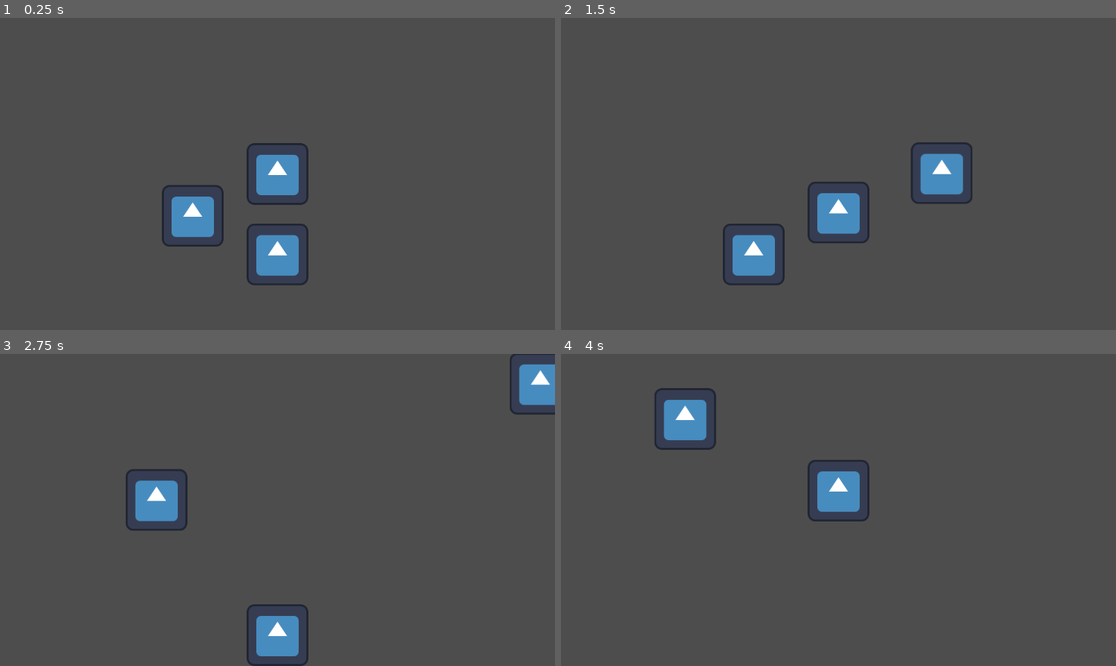
Above: before the commit, frames 1-4 (two rows, left to right).
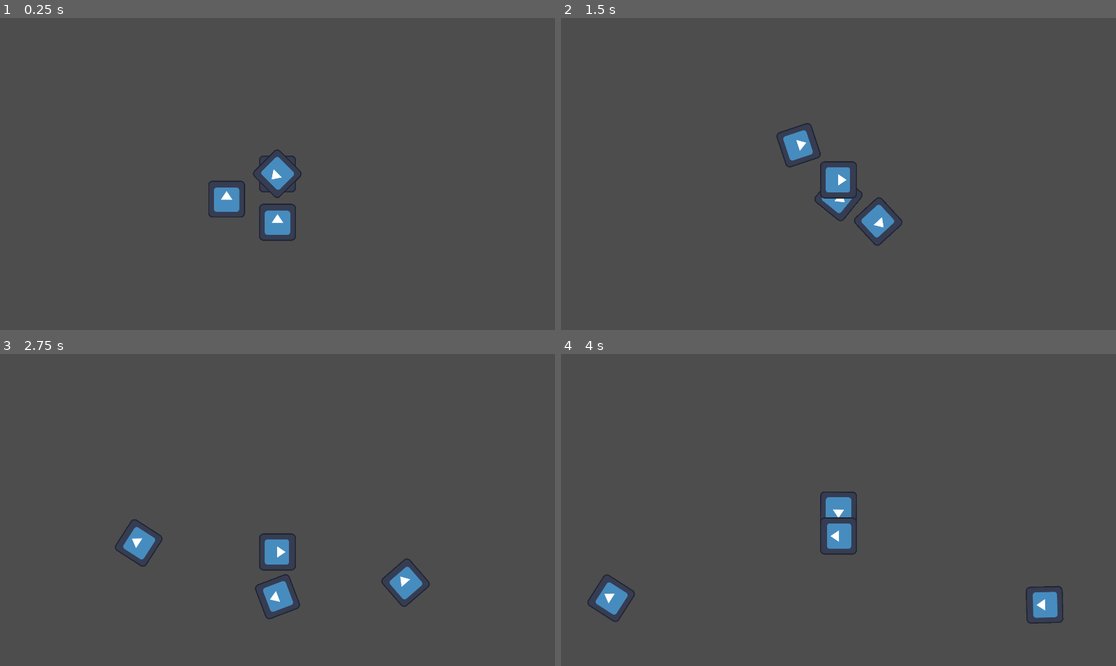
Above: after the commit, the same moments.

Repository: VeryKoolGames/upsi_jam_2025
Game: Godot game, scene res://Scenes/main.tscn
Same seed, same stepped clock (60 frames per second), same inputs: the game is played once before the commit and once after it. The engine's default icon, where the game draws it, is replaced by a stand-in: a white triangle on a blue panel in a dark square.
Inputs (mouse positions are in pixels of both pictures, inside the frame that each line leads up to):
- Up to frame 1 (0.25 s): no input
- Up to frame 2 (1.5 s): move the mouse to (960, 158) at 0.52 s; hold E (rotate_right, bound only after the commit) 0.53-1.28 s; click (960, 158) at 0.67 s; move the mouse to (727, 189) at 1.27 s; hold S (move_down) from 1.28 s (still down); click (727, 189) at 1.42 s
- Up to frame 3 (2.75 s): move the mouse to (333, 441) at 2.02 s; release S (move_down) at 2.03 s; hold E (rotate_right, bound only after the commit) from 2.03 s (still down); click (333, 441) at 2.17 s
- Up to frame 4 (4 s): move the mouse to (810, 572) at 2.77 s; release E (rotate_right, bound only after the commit) at 2.78 s; hold W (move_up) 2.78-3.53 s; click (810, 572) at 2.92 s; move the mouse to (1005, 556) at 3.52 s; hold Q (rotate_left, bound only after the commit) from 3.53 s (still down); click (1005, 556) at 3.67 s

The runs differ from the first frame. In frame 1, 4.3% of the frame differs, in the area x 29-56%, y 40-86%; in frame 2, 5.1%; in frame 3, 5.4%, in the area x 20-100%, y 0-100%; in frame 4, 3.9%.

Commit message:
debug + enemy

Diff:
--- a/Player.tscn
+++ b/Player.tscn
@@ -1,14 +1,17 @@
-[gd_scene load_steps=7 format=3 uid="uid://otlm4qvh6cx"]
+[gd_scene load_steps=9 format=3 uid="uid://otlm4qvh6cx"]
 
 [ext_resource type="Script" uid="uid://cd4rt1lm4asto" path="res://Scripts/player_movement.gd" id="1_2ibxi"]
 [ext_resource type="Texture2D" uid="uid://peyfspvt3nvc" path="res://Sprites/icon.svg" id="2_o2i67"]
 [ext_resource type="PackedScene" uid="uid://dqsvnfjk7e8rf" path="res://shape.tscn" id="3_2feor"]
 [ext_resource type="Script" uid="uid://bmmu75tdlondq" path="res://Scripts/shape_manager.gd" id="4_xxkd1"]
+[ext_resource type="Script" uid="uid://i0w0tr8g0c2j" path="res://enemy_spawner.gd" id="5_tdg3f"]
+[ext_resource type="PackedScene" uid="uid://n8nx7vjj0lqy" path="res://Scenes/enemy.tscn" id="6_dtqjt"]
 
 [sub_resource type="CircleShape2D" id="CircleShape2D_o2i67"]
 radius = 63.0714
 
 [sub_resource type="WorldBoundaryShape2D" id="WorldBoundaryShape2D_e80uo"]
+normal = Vector2(-0.0120336, 0.999928)
 
 [node name="Player" type="Node2D"]
 
@@ -30,15 +33,31 @@
 position = Vector2(-176, 87)
 
 [node name="ShapeManager" type="Node2D" parent="."]
+unique_name_in_owner = true
 script = ExtResource("4_xxkd1")
 
 [node name="Walls" type="StaticBody2D" parent="."]
 
 [node name="leftWall" type="CollisionShape2D" parent="Walls"]
-position = Vector2(-572, 1)
+position = Vector2(-955, 6)
+rotation = 4.71239
+shape = SubResource("WorldBoundaryShape2D_e80uo")
+
+[node name="rightWall" type="CollisionShape2D" parent="Walls"]
+position = Vector2(960, -17)
 rotation = 1.55876
 shape = SubResource("WorldBoundaryShape2D_e80uo")
 
 [node name="botWall" type="CollisionShape2D" parent="Walls"]
-position = Vector2(2, 323)
+position = Vector2(2, 538)
+rotation = 3.14159
 shape = SubResource("WorldBoundaryShape2D_e80uo")
+
+[node name="topWall" type="CollisionShape2D" parent="Walls"]
+position = Vector2(2, -542)
+shape = SubResource("WorldBoundaryShape2D_e80uo")
+
+[node name="EnemySpawner" type="Node2D" parent="."]
+position = Vector2(-2, -2)
+script = ExtResource("5_tdg3f")
+enemy_scene = ExtResource("6_dtqjt")
--- /dev/null
+++ b/Scenes/enemy.gd
@@ -0,0 +1,16 @@
+extends Node2D
+
+var speed = 100  # Movement speed
+var player: Node2D  # Reference to player node
+
+func _ready():
+	player = get_tree().get_first_node_in_group("player")
+	if !player:
+		push_error("Enemy cannot find player node!")
+
+func _process(delta):
+	if !player:
+		return
+	var direction = (player.global_position - global_position).normalized()
+	global_position += direction * speed * delta
+	rotation = direction.angle()
--- /dev/null
+++ b/Scenes/enemy.tscn
@@ -0,0 +1,18 @@
+[gd_scene load_steps=4 format=3 uid="uid://n8nx7vjj0lqy"]
+
+[ext_resource type="Script" uid="uid://1kn3uvwyb0py" path="res://Scenes/enemy.gd" id="1_1f0kj"]
+[ext_resource type="Texture2D" uid="uid://peyfspvt3nvc" path="res://Sprites/icon.svg" id="1_hghv2"]
+
+[sub_resource type="CircleShape2D" id="CircleShape2D_1f0kj"]
+radius = 69.0072
+
+[node name="Enemy" type="Node2D"]
+script = ExtResource("1_1f0kj")
+
+[node name="Area2D" type="Area2D" parent="."]
+
+[node name="CollisionShape2D" type="CollisionShape2D" parent="Area2D"]
+shape = SubResource("CircleShape2D_1f0kj")
+
+[node name="Sprite2D" type="Sprite2D" parent="."]
+texture = ExtResource("1_hghv2")
--- a/Scenes/main.tscn
+++ b/Scenes/main.tscn
@@ -5,4 +5,3 @@
 [node name="Main" type="Node2D"]
 
 [node name="Player" parent="." instance=ExtResource("1_jjgbg")]
-position = Vector2(572, 312)
--- a/Scripts/player_movement.gd
+++ b/Scripts/player_movement.gd
@@ -1,9 +1,14 @@
 extends CharacterBody2D
 
 var speed = 400
+var rotation_speed = 3.0
+
+func _ready() -> void:
+	add_to_group("player")
 
 func _physics_process(delta):
 	var direction = Input.get_vector("move_left", "move_right", "move_up", "move_down")
+	var rotation_input = Input.get_axis("rotate_left", "rotate_right")
 	velocity = direction * speed
-
+	rotate(rotation_input * rotation_speed * delta)
 	move_and_slide()
--- a/Scripts/shape_manager.gd
+++ b/Scripts/shape_manager.gd
@@ -2,25 +2,26 @@
 
 var shapes: Array[Node]
 var closest_shape: GameShape
+var should_launch: bool = true
 
-func _ready() -> void:
-	shapes = get_tree().get_nodes_in_group("shapes")
+#func _ready() -> void:
+	#shapes = get_tree().get_nodes_in_group("shapes")
 
 func _input(event: InputEvent) -> void:
 	if event is InputEventMouseButton:
 		if event.is_pressed():
 			return
 		if closest_shape:
-			print("Event triggered")
+			should_launch = false
 			_launch_shape_towards_mouse()
 
 func _process(delta: float) -> void:
 	closest_shape = _get_closest_node_to_mouse()
 
 func _get_closest_node_to_mouse() -> GameShape:
-	if (!shapes.size()):
+	if (!shapes.size() || !should_launch):
 		return null
-	var mouse_pos = get_viewport().get_mouse_position()
+	var mouse_pos = get_global_mouse_position()
 	var nearest_shape = shapes[0]
 	var near_pos = nearest_shape.global_position
 	var near_sqr = mouse_pos.distance_squared_to(near_pos)
@@ -33,9 +34,16 @@
 			nearest_shape = obj
 	return nearest_shape
 
+#func _remove_shape_from_list(shape_to_remove):
+	#for shape in shapes:
+		#if shape == shape_to_remove:
+
+
 func _launch_shape_towards_mouse() -> void:
+	print("Launching closest shape " + closest_shape.name)
+	closest_shape.collision_layer = 2
 	var original_global_pos = closest_shape.global_position
-	closest_shape.remove_from_group("shapes")
+	shapes.erase(closest_shape)
 	var old_parent = closest_shape.get_parent()
 	old_parent.remove_child(closest_shape)
 	owner.add_child(closest_shape)
@@ -43,5 +51,8 @@
 	var mouse_pos = get_global_mouse_position()
 	var velocity_vector = mouse_pos - closest_shape.global_position
 	velocity_vector = velocity_vector * 1.2
-	closest_shape.body.apply_impulse(velocity_vector)
-	shapes = get_tree().get_nodes_in_group("shapes")
+	closest_shape.apply_impulse(velocity_vector)
+	should_launch = true
+	print("Launched closest shape " + closest_shape.name)
+
+	closest_shape = null
--- /dev/null
+++ b/enemy_spawner.gd
@@ -0,0 +1,8 @@
+extends Node2D
+
+@export var enemy_scene: PackedScene
+
+func _ready() -> void:
+	var enemy: PackedScene = load(enemy_scene.resource_path)
+	var spawned = enemy.instantiate()
+	add_child(spawned)
--- a/project.godot
+++ b/project.godot
@@ -18,6 +18,11 @@
 [autoload]
 
 Events="*res://Scripts/Autoloads/Events.gd"
+
+[display]
+
+window/size/viewport_width=1920
+window/size/viewport_height=1080
 
 [input]
 
@@ -41,6 +46,16 @@
 "events": [Object(InputEventKey,"resource_local_to_scene":false,"resource_name":"","device":-1,"window_id":0,"alt_press …(192 unchanged characters)…
 ]
 }
+rotate_left={
+"deadzone": 0.2,
+"events": [Object(InputEventKey,"resource_local_to_scene":false,"resource_name":"","device":-1,"window_id":0,"alt_pressed":false,"shift_pressed":false,"ctrl_pressed":false,"meta_pressed":false,"pressed":false,"keycode":0,"physical_keycode":81,"key_label":0,"unicode":113,"location":0,"echo":false,"script":null)
+]
+}
+rotate_right={
+"deadzone": 0.2,
+"events": [Object(InputEventKey,"resource_local_to_scene":false,"resource_name":"","device":-1,"window_id":0,"alt_pressed":false,"shift_pressed":false,"ctrl_pressed":false,"meta_pressed":false,"pressed":false,"keycode":0,"physical_keycode":69,"key_label":0,"unicode":101,"location":0,"echo":false,"script":null)
+]
+}
 
 [rendering]
 
--- a/shape.gd
+++ b/shape.gd
@@ -1,8 +1,5 @@
 extends Node2D
 class_name GameShape
 
-var body: RigidBody2D
-
 func _ready() -> void:
-	body = get_child(0)
-	add_to_group("shapes")
+	get_node("%ShapeManager").shapes.append(self)
--- a/shape.tscn
+++ b/shape.tscn
@@ -6,14 +6,12 @@
 [sub_resource type="CircleShape2D" id="CircleShape2D_77gc5"]
 radius = 58.0
 
-[node name="Shape" type="Node2D"]
+[node name="Shape" type="RigidBody2D"]
+gravity_scale = 0.0
 script = ExtResource("1_t2h0s")
 
-[node name="RigidBody2D" type="RigidBody2D" parent="."]
-gravity_scale = 0.0
-
-[node name="Sprite2D" type="Sprite2D" parent="RigidBody2D"]
+[node name="Sprite2D" type="Sprite2D" parent="."]
 texture = ExtResource("1_3tjat")
 
-[node name="CollisionShape2D" type="CollisionShape2D" parent="RigidBody2D"]
+[node name="CollisionShape2D" type="CollisionShape2D" parent="."]
 shape = SubResource("CircleShape2D_77gc5")
Not shown, added: Scenes/enemy.gd.uid
Not shown, added: enemy_spawner.gd.uid
